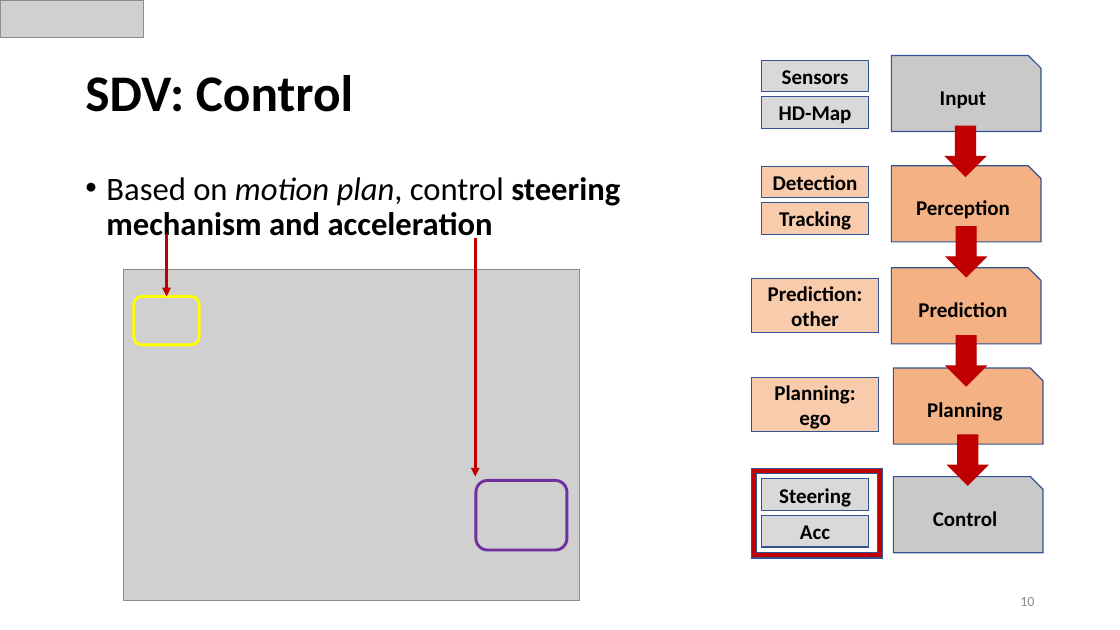
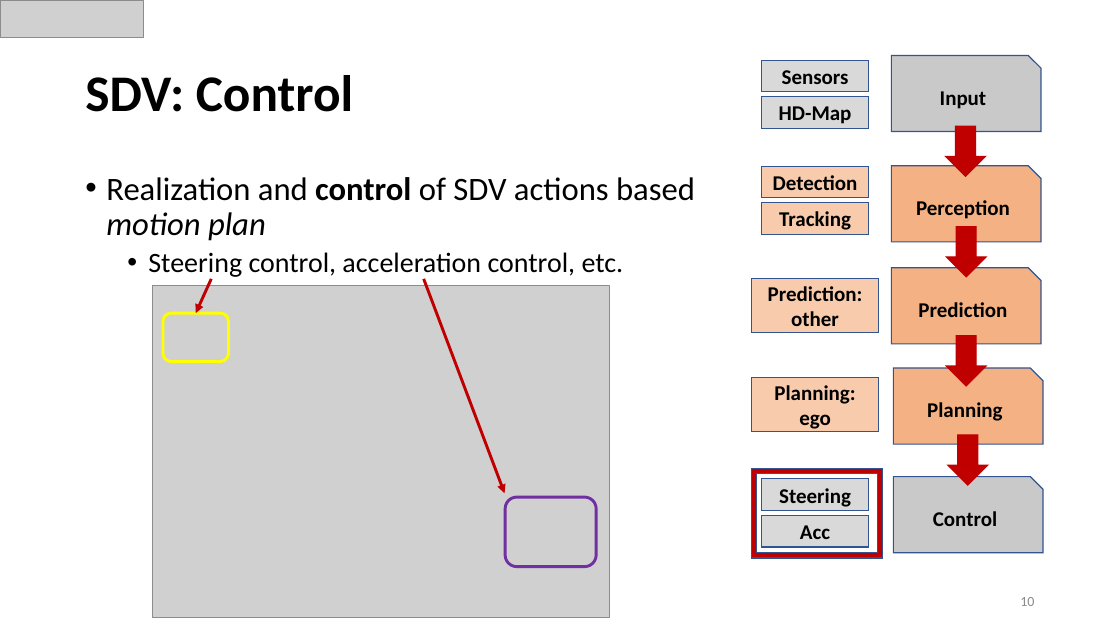
Before and after one commit to papermsucode/sirius2021tp, a slide deck: slide 10 of Presentations/Sirius_TP.pptx. Drawn at 1120x630 pixels with LibreOffice and Linux fonts; fonts in the diff are those of the drawing; grey boxes stand for pictures. Boxes give left, top, right and bottom in pixels: in the first picture for what was removed or moved away, otherwise in the second. Text is boxed around its words. In the diff, an @@ line names an element or a change of style, - is before the commit and + after.

```diff
--- a/Presentations/Sirius_TP.pptx
+++ b/Presentations/Sirius_TP.pptx
@@ text at [106, 177, 695, 279]: text changed; bold off @@
-• Based on motion plan, control steering mechanism and acceleration
+• Realization and control of SDV actions based motion plan
+  • Steering control, acceleration control, etc.
@@ arrow moved from (166, 234) - (166, 297) to (212, 279) - (196, 313) @@
@@ arrow moved from (476, 238) - (476, 476) to (423, 279) - (505, 493) @@
@@ 2 rounded rectangles, 1 picture: place and size @@
-2 rounded rectangles, 1 picture at [124, 269, 580, 601]
+2 rounded rectangles, 1 picture at [153, 286, 609, 618]
```
Also in this commit, not shown: 10 other slides changed, 6 slides added, 1 slide removed.
